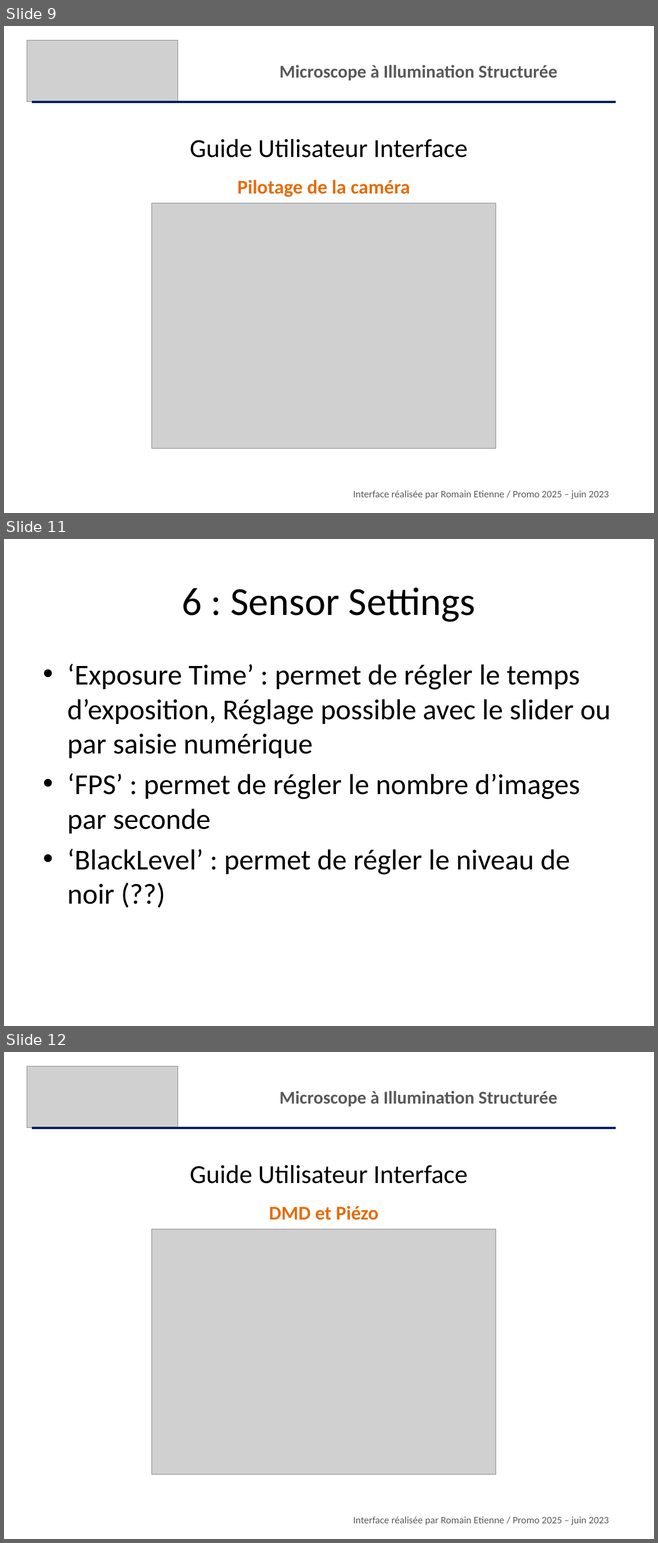
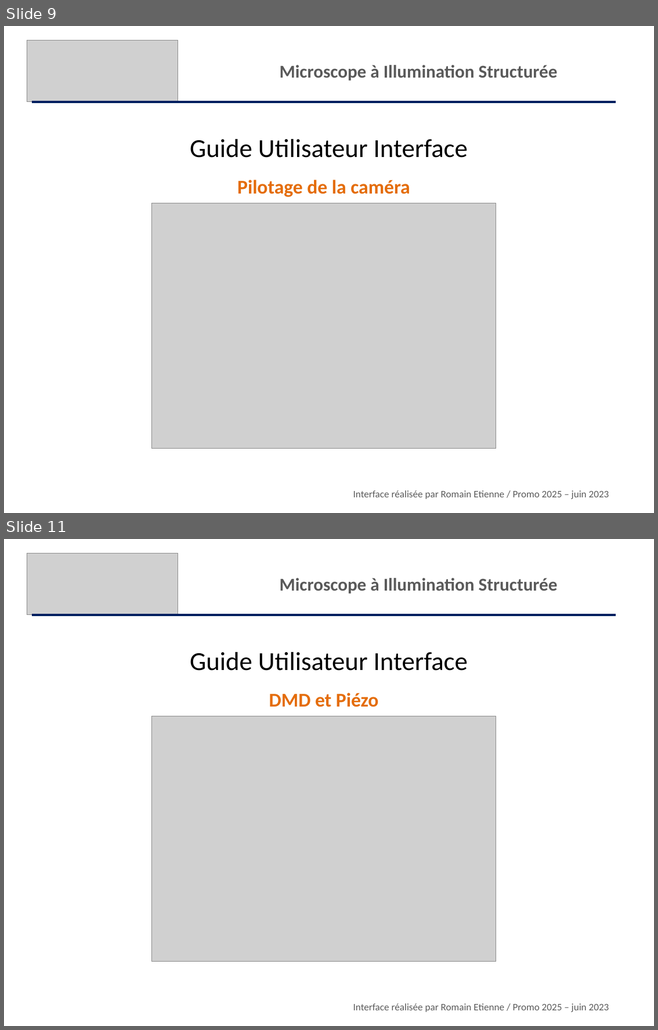
Before and after one commit to IOGS-LEnsE/labwork-GUI, a slide deck: BioPhot/Guide Utilisateur Interface.pptx. Shown one above the other, each under a label of ours: slides 9, 11 and 12 before the commit, slides 9 and 11 after it; the slides between them are not shown. The pictures are 658x1543 and 658x1030 pixels, drawn with LibreOffice and Linux fonts; fonts in the diff are those of the drawing; grey boxes stand for pictures. Boxes give left, top, right and bottom in pixels: in the first picture for what was removed or moved away, otherwise in the second. Text is boxed around its words. In the diff, an @@ line names an element or a change of style, - is before the commit and + after.

```diff
--- a/BioPhot/Guide Utilisateur Interface.pptx
+++ b/BioPhot/Guide Utilisateur Interface.pptx
@@ slide 11 removed at (4,539,654,1026), background #FFFFFF @@
@@ title removed at (182,587,476,622) @@
-6 : Sensor Settings
@@ text removed at (67,664,610,904) @@
-• ‘Exposure Time’ : permet de régler le temps d’exposition, Réglage possible avec le slider ou par saisie numérique
-• ‘FPS’ : permet de régler le nombre d’images par seconde
-• ‘BlackLevel’ : permet de régler le niveau de noir (??)
@@ what was slide 12 is now slide 11 @@
```
Also in this commit, not shown: 3 slides changed, 1 slide added, 1 other slide removed.
